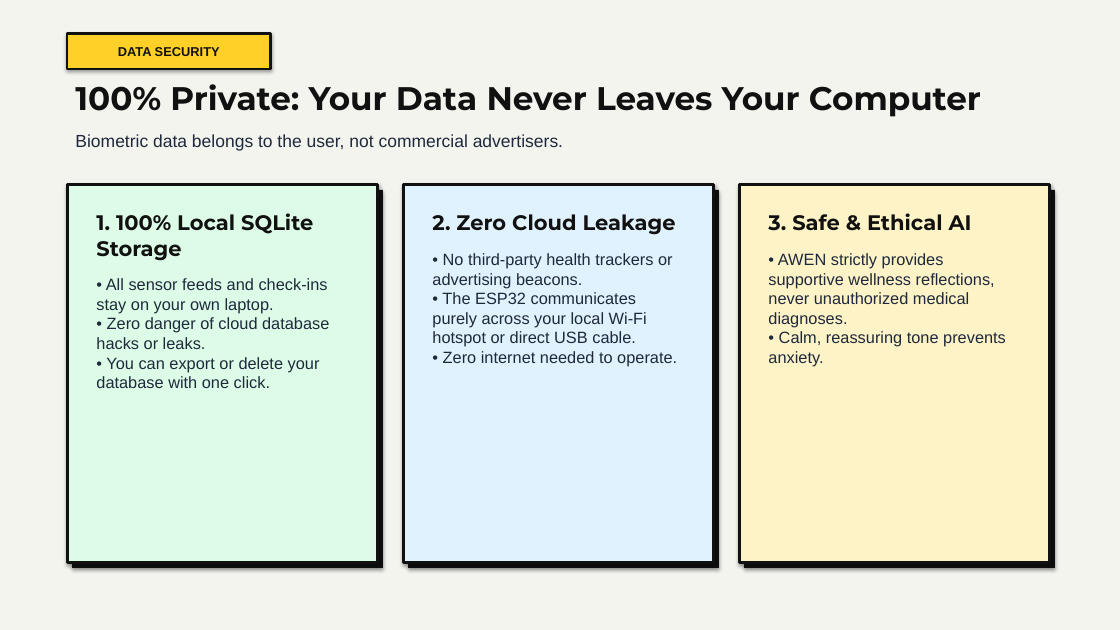
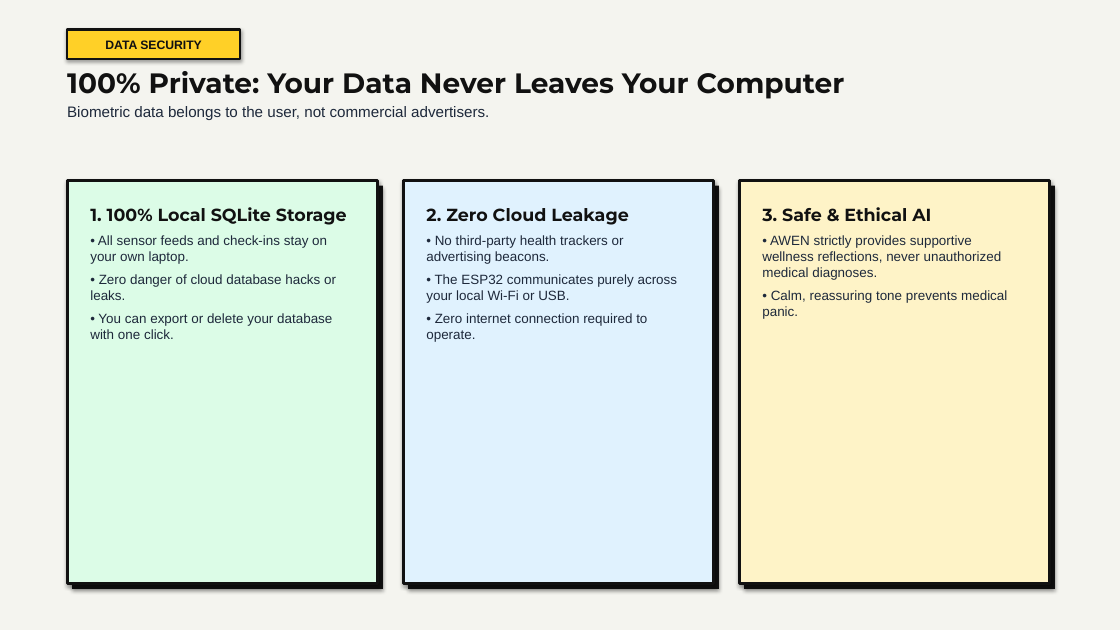
Before and after one commit to diya-1720/CaPsToNe, a slide deck: slide 12 of AWEN_Final_Presentation_AF52.pptx. Drawn at 1120x630 pixels with LibreOffice and Linux fonts; fonts in the diff are those of the drawing. Boxes give left, top, right and bottom in pixels: in the first picture for what was removed or moved away, otherwise in the second. Text is boxed around its words. In the diff, an @@ line names an element or a change of style, - is before the commit and + after.

Commit message:
feat(presentation): refine neo-brutalist slide deck layout and typography scaling
- Add responsive clamp sizing to HTML presentation slides for uniform scaling across displays
- Update python-pptx presentation generation with improved margins and bullet spacing
- Rebuild AWEN_Final_Presentation_AF52.pptx with polished layout and updated stats

```diff
--- a/AWEN_Final_Presentation_AF52.pptx
+++ b/AWEN_Final_Presentation_AF52.pptx
@@ rectangle "DATA SECURITY": place and size @@
-rectangle "DATA SECURITY" at <box>67,34,271,69</box>
+rectangle "DATA SECURITY" at <box>67,29,240,59</box>
@@ rectangle "DATA SECURITY" at <box>67,29,240,59</box>: size 11 to 10.5 pt @@
@@ text at <box>67,71,845,99</box>: size 28 to 24 pt in "100% Private: Your Data Never Leaves Your ..." @@
@@ text "100% Private: Your Data Never ...": place and size @@
-text "100% Private: Your Data Never ..." at <box>75,84,981,117</box>
+text "100% Private: Your Data Never ..." at <box>67,71,845,120</box>
@@ text at <box>67,106,489,120</box>: paragraph added @@
+Biometric data belongs to the user, not commercial advertisers.
@@ text removed at <box>75,134,563,151</box> @@
-Biometric data belongs to the user, not commercial advertisers.
@@ rectangle: place and size @@
-rectangle at <box>72,190,383,568</box>
+rectangle at <box>67,181,378,584</box>
@@ rectangle at <box>67,181,378,584</box>: fill #111111 to #DCFCE7; outline none to #111111 2.5 pt @@
@@ rectangle: place and size @@
-rectangle at <box>67,185,378,563</box>
+rectangle at <box>72,186,383,589</box>
@@ rectangle at <box>72,186,383,589</box>: fill #DCFCE7 to #111111; outline #111111 2.5 pt to none @@
@@ text at <box>90,207,347,225</box>: size 18 to 15 pt in "1. 100% Local SQLite Storage" @@
@@ rectangle: place and size @@
-rectangle at <box>408,190,719,568</box>
+rectangle at <box>403,181,714,584</box>
@@ rectangle at <box>403,181,714,584</box>: fill #111111 to #E0F2FE; outline none to #111111 2.5 pt @@
@@ rectangle: place and size @@
-rectangle at <box>403,185,714,563</box>
+rectangle at <box>408,186,719,589</box>
@@ rectangle at <box>408,186,719,589</box>: fill #E0F2FE to #111111; outline #111111 2.5 pt to none @@
@@ text at <box>426,208,629,225</box>: size 18 to 15 pt in "2. Zero Cloud Leakage" @@
@@ rectangle: place and size @@
-rectangle at <box>744,190,1055,568</box>
+rectangle at <box>739,181,1050,584</box>
@@ rectangle at <box>739,181,1050,584</box>: fill #111111 to #FEF3C7; outline none to #111111 2.5 pt @@
@@ rectangle: place and size @@
-rectangle at <box>739,185,1050,563</box>
+rectangle at <box>744,186,1055,589</box>
@@ rectangle at <box>744,186,1055,589</box>: fill #FEF3C7 to #111111; outline #111111 2.5 pt to none @@
@@ text at <box>762,207,931,222</box>: size 18 to 15 pt in "3. Safe & Ethical AI" @@
@@ text at <box>90,235,336,339</box>: text changed; size 14 to 11.5 pt @@
-• All sensor feeds and check-ins stay on your own laptop.
-• Zero danger of cloud database hacks or leaks.
-• You can export or delete your database with one click.
+• All sensor feeds and check-ins stay on your own laptop.
+• Zero danger of cloud database hacks or leaks.
+• You can export or delete your database with one click.
@@ text at <box>426,235,678,342</box>: text changed; size 14 to 11.5 pt @@
-• No third-party health trackers or advertising beacons.
-• The ESP32 communicates purely across your local Wi-Fi hotspot or direct USB cable.
-• Zero internet needed to operate.
+• No third-party health trackers or advertising beacons.
+• The ESP32 communicates purely across your local Wi-Fi or USB.
+• Zero internet connection required to operate.
@@ text at <box>762,235,1007,319</box>: text changed; size 14 to 11.5 pt @@
-• AWEN strictly provides supportive wellness reflections, never unauthorized medical diagnoses.
-• Calm, reassuring tone prevents anxiety.
+• AWEN strictly provides supportive wellness reflections, never unauthorized medical diagnoses.
+• Calm, reassuring tone prevents medical panic.
```
Also in this commit, not shown: 13 other slides changed, 2 other files.
